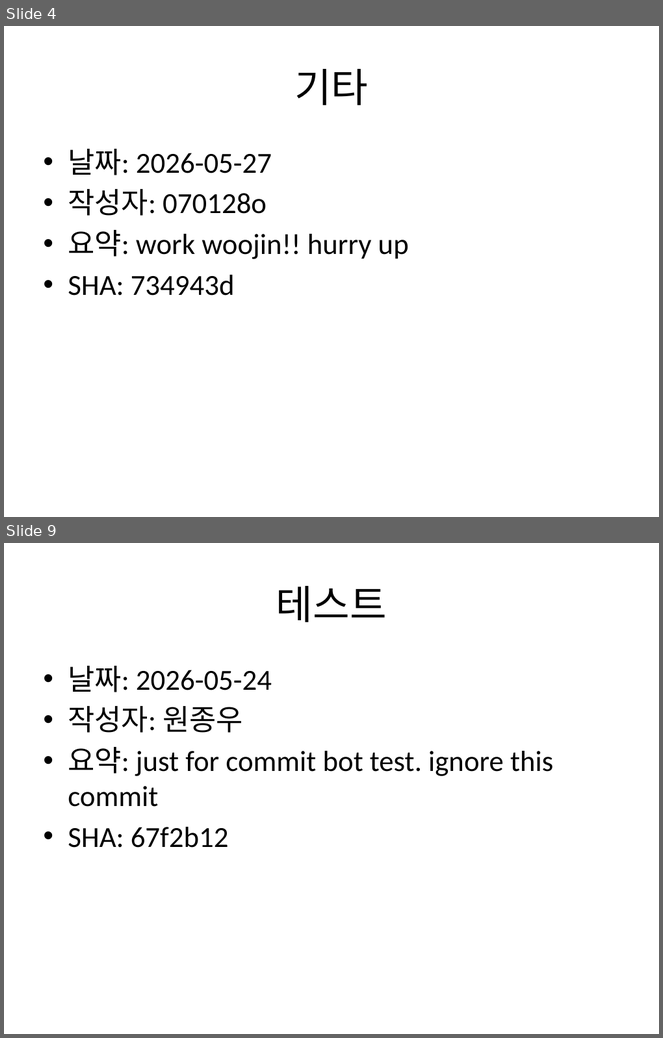
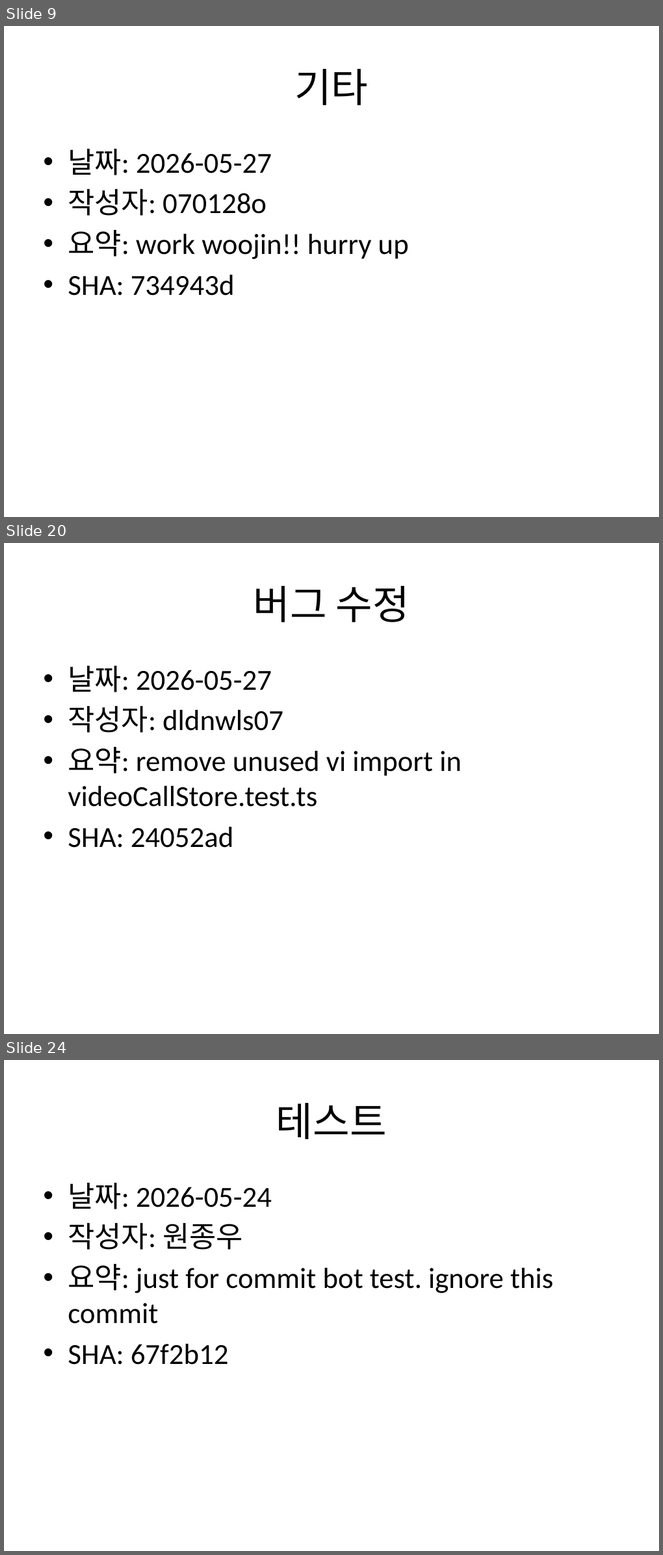
Before and after one commit to Jongwoo0101/worksight-commit-bot, a slide deck: data/commit_report.pptx. Shown one above the other, each under a label of ours: slides 4 and 9 before the commit, slides 9, 20 and 24 after it; the slides between them are not shown. The pictures are 663x1038 and 663x1555 pixels, drawn with LibreOffice and Linux fonts; fonts in the diff are those of the drawing. Boxes give left, top, right and bottom in pixels: in the first picture for what was removed or moved away, otherwise in the second. Text is boxed around its words. In the diff, an @@ line names an element or a change of style, - is before the commit and + after.

```diff
--- a/data/commit_report.pptx
+++ b/data/commit_report.pptx
@@ slide 20 added at (4,543,659,1034), background #FFFFFF @@
@@ title added at (254,586,410,622), 44 pt, text #000000 @@
+버그 수정
@@ text added at (68,666,462,848), 32 pt, text #000000 @@
+• 날짜: 2026-05-27
+• 작성자: dldnwls07
+• 요약: remove unused vi import in videoCallStore.test.ts
+• SHA: 24052ad
@@ what was slide 4 is now slide 9 @@
@@ what was slide 9 is now slide 24 @@
```
Also in this commit, not shown: 2 slides changed, 16 other slides added, 2 other files.
